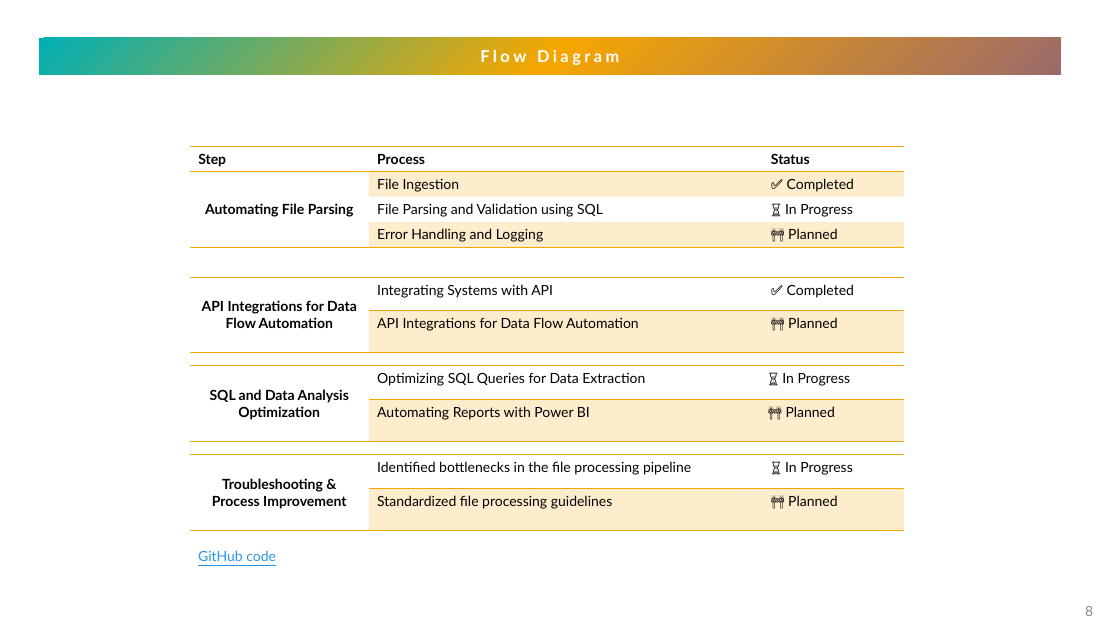
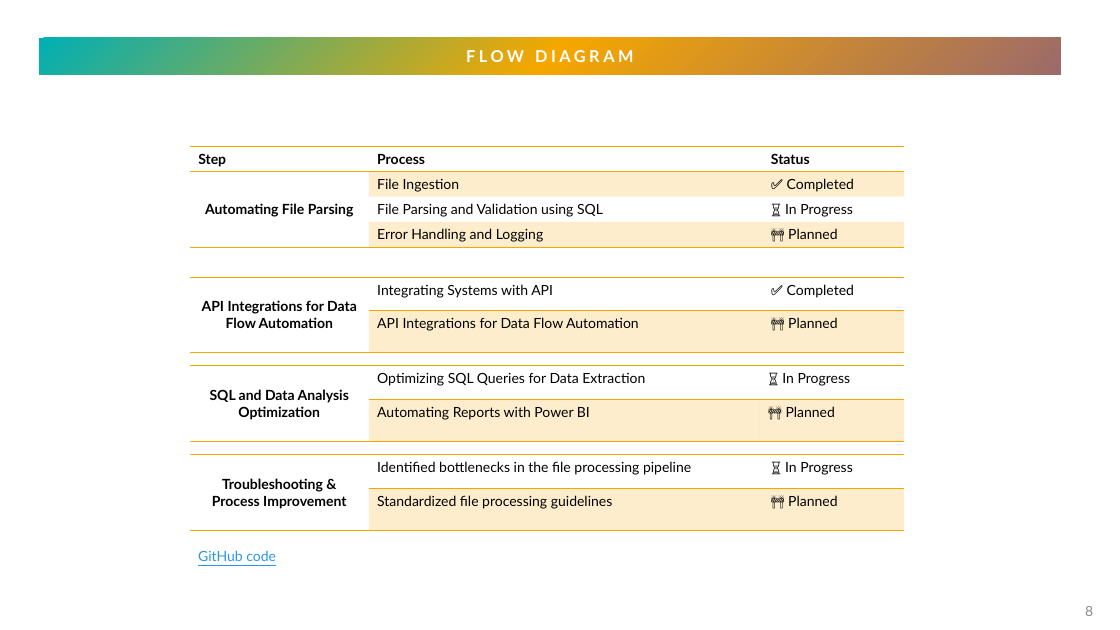
Before and after one commit to scidata-22/case-equity, a slide deck: slide 8 of myWork.pptx. Drawn at 1120x630 pixels with LibreOffice and Linux fonts; fonts in the diff are those of the drawing. Boxes give left, top, right and bottom in pixels: in the first picture for what was removed or moved away, otherwise in the second. Text is boxed around its words. In the diff, an @@ line names an element or a change of style, - is before the commit and + after.

```diff
--- a/myWork.pptx
+++ b/myWork.pptx
@@ text at (x1=466, y1=50, x2=634, y2=62): text changed @@
-Flow Diagram
+FLOW DIAGRAM
```
Also in this commit, not shown: 11 other slides changed.
